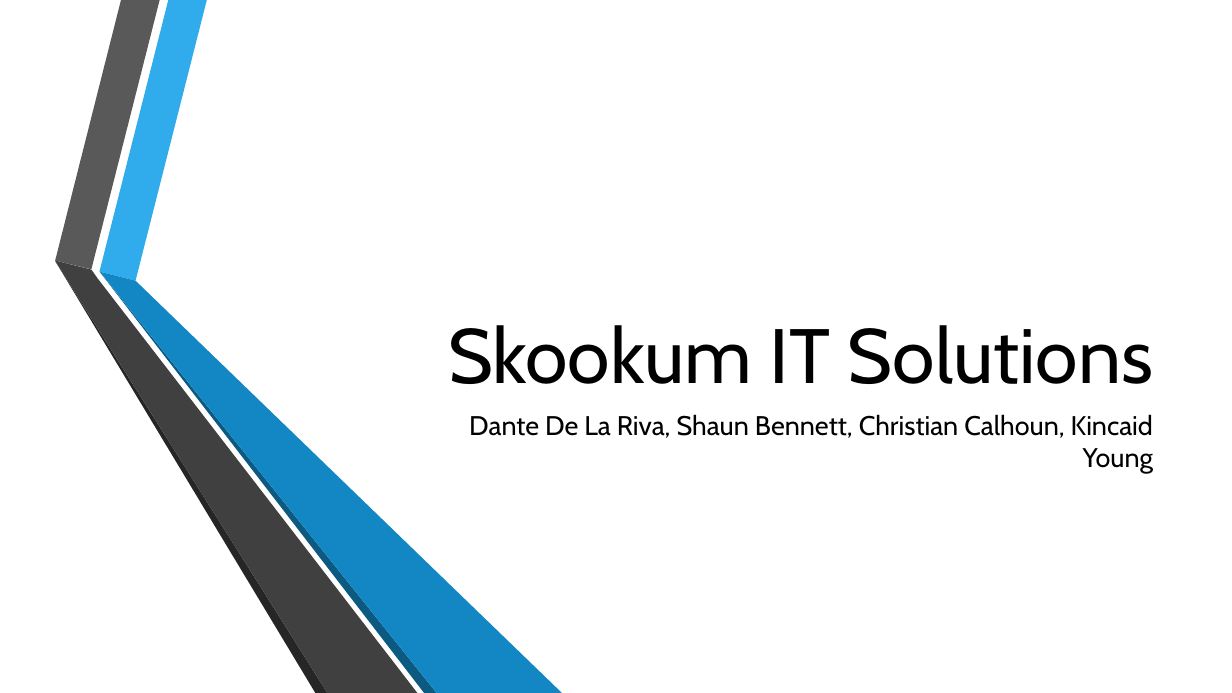
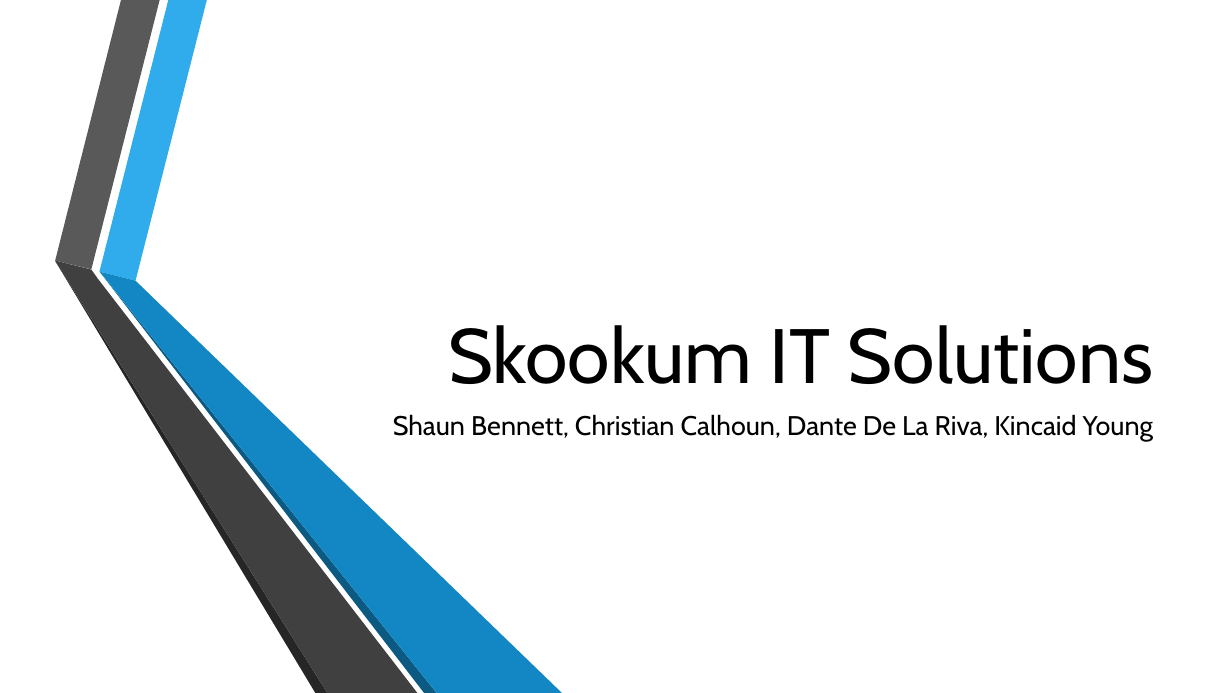
Before and after one commit to CalhounC357/4800_Tax_Boss, a slide deck: slide 1 of De La Riva, Bennett, Calhoun, Young; Tax_Boss.pptx. Drawn at 1232x693 pixels with LibreOffice and Linux fonts; fonts in the diff are those of the drawing; background and template pictures are left out. Boxes give left, top, right and bottom in pixels: in the first picture for what was removed or moved away, otherwise in the second. Text is boxed around its words. In the diff, an @@ line names an element or a change of style, - is before the commit and + after.

```diff
--- a/De La Riva, Bennett, Calhoun, Young; Tax_Boss.pptx
+++ b/De La Riva, Bennett, Calhoun, Young; Tax_Boss.pptx
@@ subtitle at [393, 414, 1153, 441]: text changed @@
-Dante De La Riva, Shaun Bennett, Christian Calhoun, Kincaid Young
+Shaun Bennett, Christian Calhoun, Dante De La Riva, Kincaid Young
```
Also in this commit, not shown: 3 other slides changed, 2 slides added.
